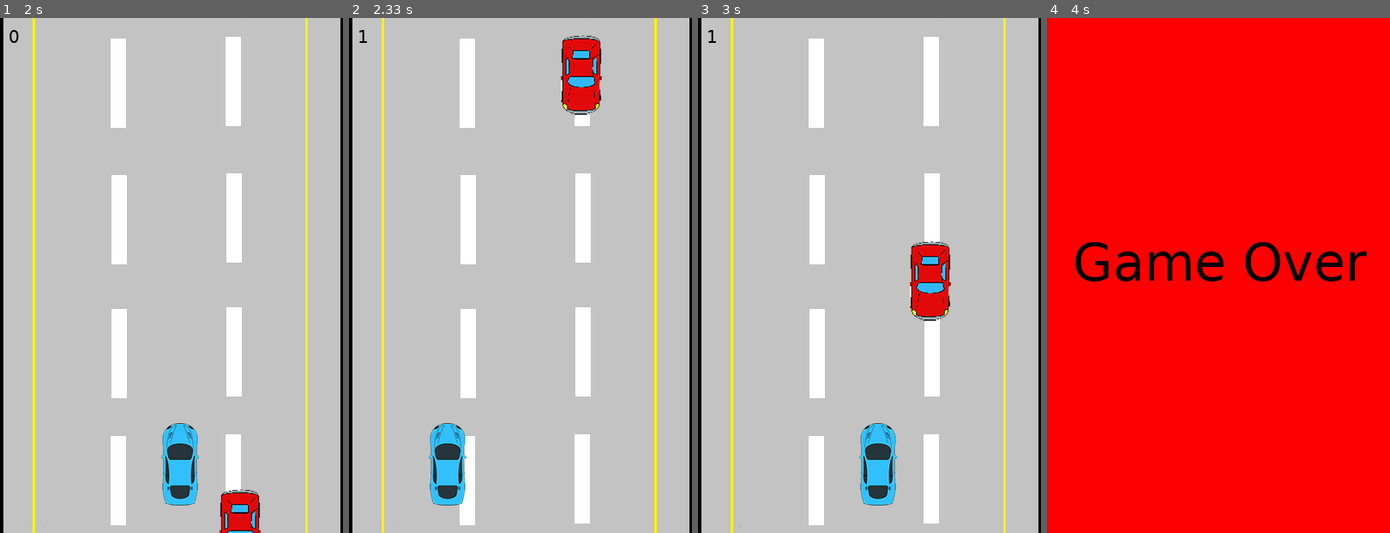
Above: before the commit, frames 1-4 (left to right).
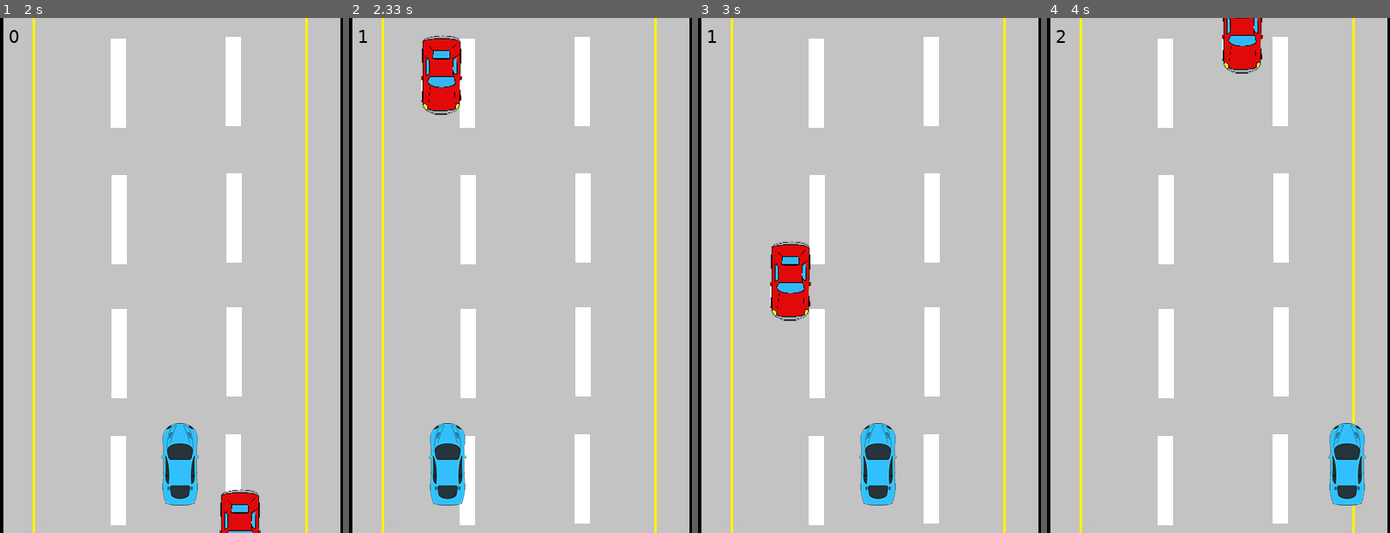
Above: after the commit, the same moments.

Repository: Conchesmess/pygame-tutorial
Game: pygame game, started from pygame_tutorial_3.py
Same seed, same stepped clock (60 frames per second), same inputs: the game is played once before the commit and once after it.
Inputs:
- Up to frame 1 (2 s): hold Left 0.33-0.87 s; hold Left 0.9-1.3 s; hold Right 1.33-1.97 s
- Up to frame 2 (2.33 s): hold Left from 2 s (still down)
- Up to frame 3 (3 s): release Left at 2.47 s; hold Right 2.5-2.97 s
- Up to frame 4 (4 s): hold Right 3-3.47 s

Frame 1 is identical in both runs. In frame 2, 3.3% of the frame differs, in the area x 21-74%, y 3-19%; in frame 3, 3.3%; in frame 4, 100%, in the area x 0-100%, y 0-100%.

Commit message:
enemy reset

Diff:
--- a/pygame_tutorial_3.py
+++ b/pygame_tutorial_3.py
@@ -38,19 +38,24 @@
 pygame.display.set_caption("Game")
 
 class Enemy(pygame.sprite.Sprite):
-      def __init__(self):
+    def __init__(self):
         super().__init__()
         self.image = pygame.image.load("Enemy.png")
         self.rect = self.image.get_rect()
         self.rect.center = (random.randint(40, SCREEN_WIDTH-40), 0)
 
-      def move(self):
+    def move(self):
         global SCORE
         self.rect.move_ip(0,SPEED)
         if (self.rect.top > 600):
             SCORE += 1
             self.rect.top = 0
             self.rect.center = (random.randint(40, SCREEN_WIDTH - 40), 0)
+
+    # Reset an anemy after a crash
+    def reset(self):
+        self.rect.top = 0
+        self.rect.center = (random.randint(40, SCREEN_WIDTH - 40), 0)
 
 
 class Player(pygame.sprite.Sprite):
